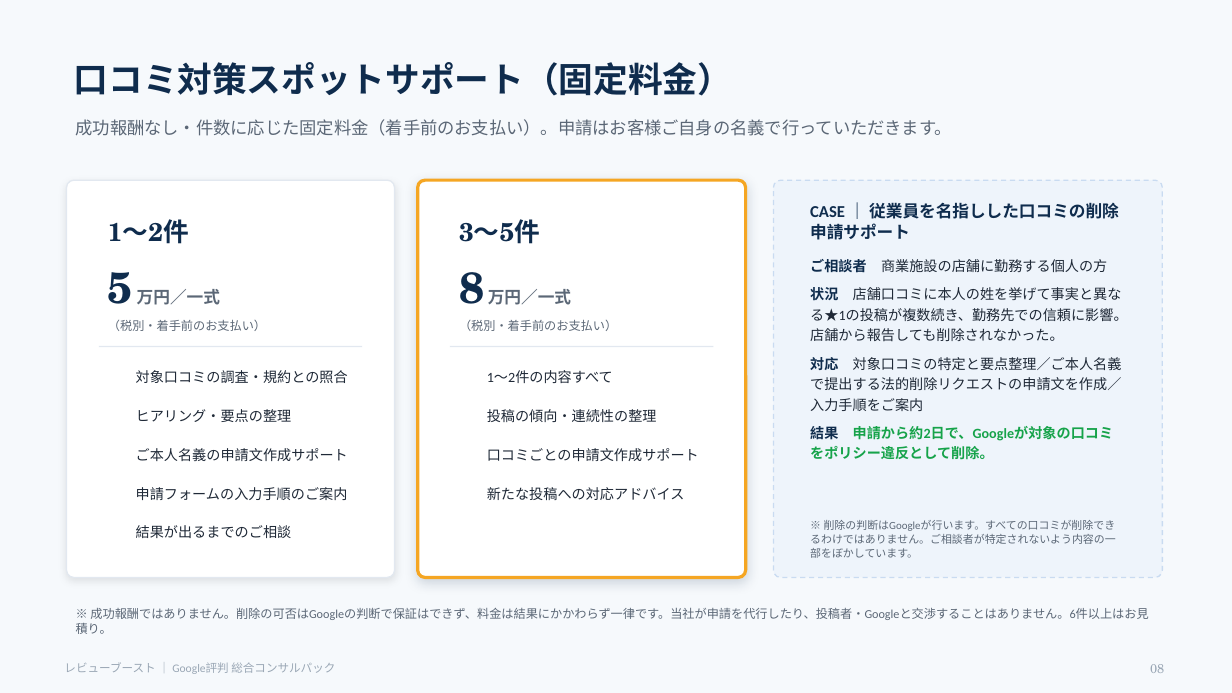
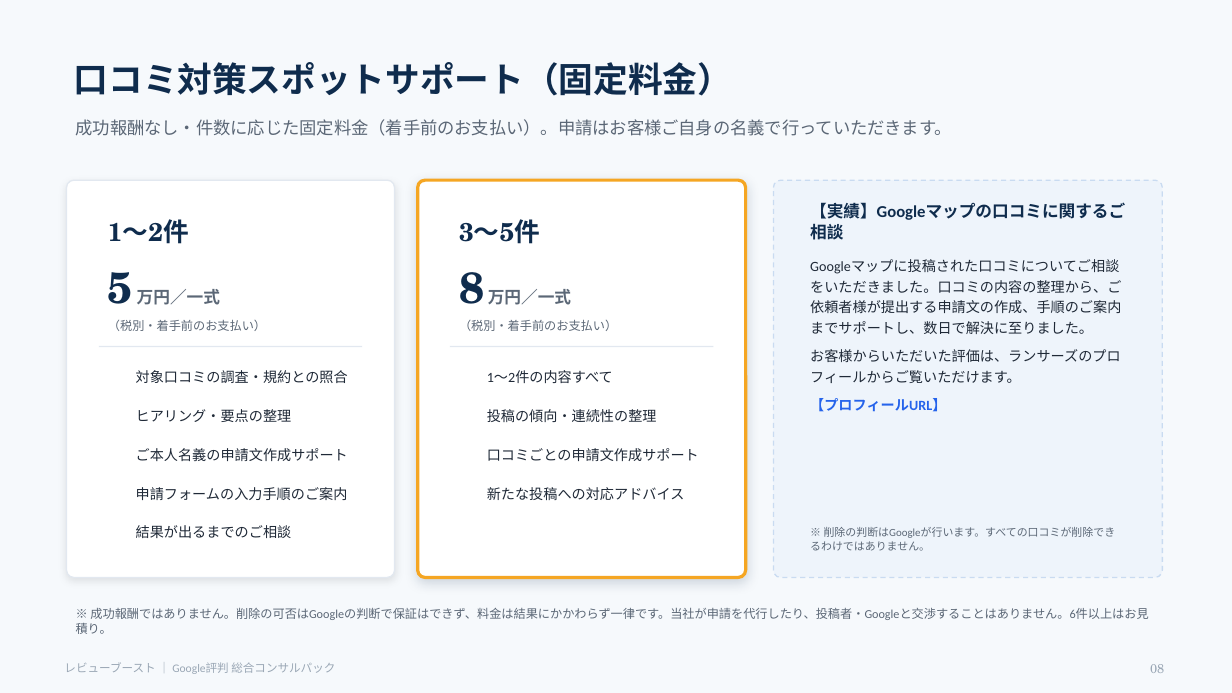
Before and after one commit to kimito-link/removal, a slide deck: slide 8 of Google評判総合コンサルパック_提案書.pptx. Drawn at 1232x693 pixels with LibreOffice and Linux fonts; fonts in the diff are those of the drawing; background and template pictures are left out. Boxes give left, top, right and bottom in pixels: in the first picture for what was removed or moved away, otherwise in the second. Text is boxed around its words. In the diff, an @@ line names an element or a change of style, - is before the commit and + after.

```diff
--- a/Google評判総合コンサルパック_提案書.pptx
+++ b/Google評判総合コンサルパック_提案書.pptx
@@ text at <box>810,202,1125,220</box>: text changed @@
-CASE ｜ 従業員を名指しした口コミの削除申請サポート
+【実績】Googleマップの口コミに関するご相談
@@ text at <box>810,280,1121,412</box>: text changed @@
-ご相談者 商業施設の店舗に勤務する個人の方
-状況 店舗口コミに本人の姓を挙げて事実と異なる★1の投稿が複数続き、勤務先での信頼に影響。店舗から報告しても削除されなかった。
-対応 対象口コミの特定と要点整理／ご本人名義で提出する法的削除リクエストの申請文を作成／入力手順をご案内
-結果 申請から約2日で、Googleが対象の口コミをポリシー違反として削除。
+Googleマップに投稿された口コミについてご相談をいただきました。口コミの内容の整理から、ご依頼者様が提出する申請文の作成、手順のご案内までサポートし、数日で解決に至りました。
+お客様からいただいた評価は、ランサーズのプロフィールからご覧いただけます。
+【プロフィールURL】
@@ text at <box>810,527,1116,551</box>: text changed @@
-※ 削除の判断はGoogleが行います。すべての口コミが削除できるわけではありません。ご相談者が特定されないよう内容の一部をぼかしています。
+※ 削除の判断はGoogleが行います。すべての口コミが削除できるわけではありません。
```
Also in this commit, not shown: 4 other files.
